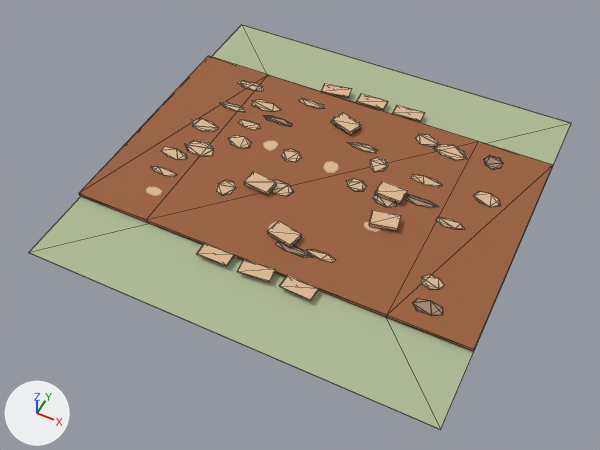
A saved change to the glTF model frontend/public/assets/buildings/roads/ground_road/ground_road_straight_ew_construction.glb.
One viewpoint serves both versions: a 50 mm camera at (2.18, -4.75, 5.28) aimed at (-0.02, -0.35, -0.22). Every picture has the same lights, and +X, +Y and +Z are marked at lower left. The picture after the commit comes second. Mesh edges are drawn as thin lines on the coarser meshes. Where no turn or scale is listed for an object, it has been applied to the vertices. Vertices at exactly the same position are counted once.

Names of what the first picture shows: 'SM_road_connected_surface.025', 'SM_road_grass_tile.025' and 44 more.
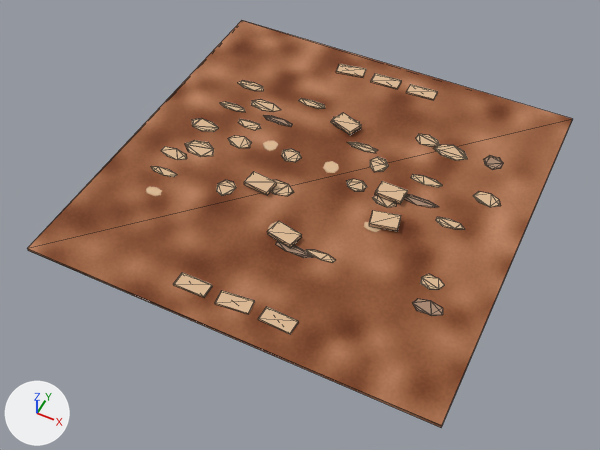
Pixel boxes [x1, y1, x2, y2] of what changed, in the pictures (600 x 450 px):
```json
{"object": "SM_road_connected_surface.025", "change": "surface changed, reshaped", "before": [79, 56, 553, 351], "after": [27, 20, 573, 428], "on screen": "15% wider, 38% taller"}
{"object": "SM_road_grass_tile.025", "change": "deleted", "before": [29, 24, 571, 430]}
```

Edits to the scene script, one JSON object a line:
```json
{"op": "remove", "block": "mat_mat_ground_road_surface", "code": "n3 = _N.new('ShaderNodeUVMap'); n3.name = 'UV Map'"}
{"op": "remove", "block": "mat_mat_ground_road_surface", "code": "n3.uv_map = 'UVMap.-01'"}
{"block": "mat_mat_ground_road_surface", "where": "n2 = _N.new('ShaderNodeTexImage'); n2.name = 'Image Texture'"}
{"op": "remove", "block": "mat_mat_ground_road_surface", "code": "_L.new(n3.outputs[0], n2.inputs[0])  # 'UV' to 'Vector'"}
{"block": "me_sm_road_connected_surface_025", "where": "# used by ob_sm_road_connected_surface_025; location = (0.0, 0.0, 0.0)"}
{"op": "remove", "block": "me_sm_road_connected_surface_025", "code": "me_sm_road_connected_surface_025.from_pydata(...)  # 16 vertices, 28 faces; spans x -1.8..1.8, y -1.1..1.1, z 0.03..0.05"}
{"op": "add", "block": "me_sm_road_connected_surface_025", "code": "me_sm_road_connected_surface_025.from_pydata(...)  # 8 vertices, 12 faces; spans x -1.8..1.8, y -1.8..1.8, z 0.03..0.05"}
{"block": "me_sm_road_connected_surface_025", "change": "me_sm_road_connected_surface_025 part 1: the whole mesh is rebuilt"}
{"op": "remove", "block": "ob_sm_road_grass_tile_025", "code": ["ob_sm_road_grass_tile_025 = bpy.data.objects.new('SM_road_grass_tile.025', me_cube_391)", "ob_sm_road_grass_tile_025.location = (0.0, 0.0, 0.002)"]}
```
